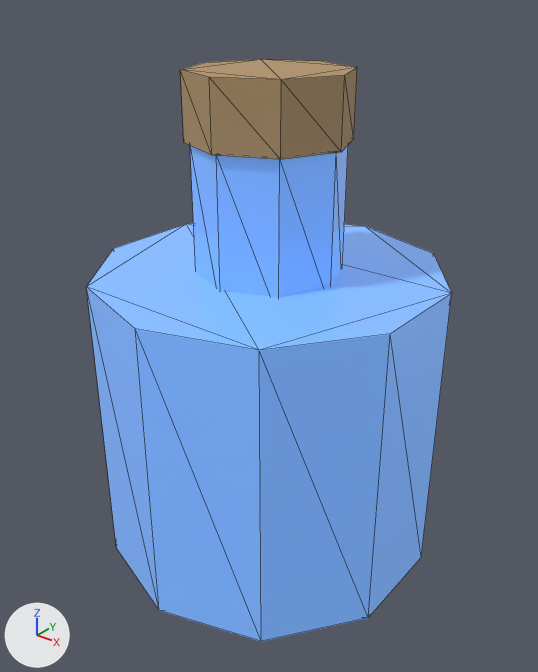
Before and after pictures for a commit that changed the glTF model assets/models/shield_potion.glb.
One viewpoint serves both versions: a 50 mm lens placed at (0.518, -0.65, 0.727), pointed at (0.002, -0.004, 0.326). Lighting does not change. The marker at lower left points along +X, +Y and +Z. The first picture is the older version. Mesh edges are drawn as thin lines. Vertices at exactly the same position are counted once.

Names of what the first picture shows: 'shield_potion'.
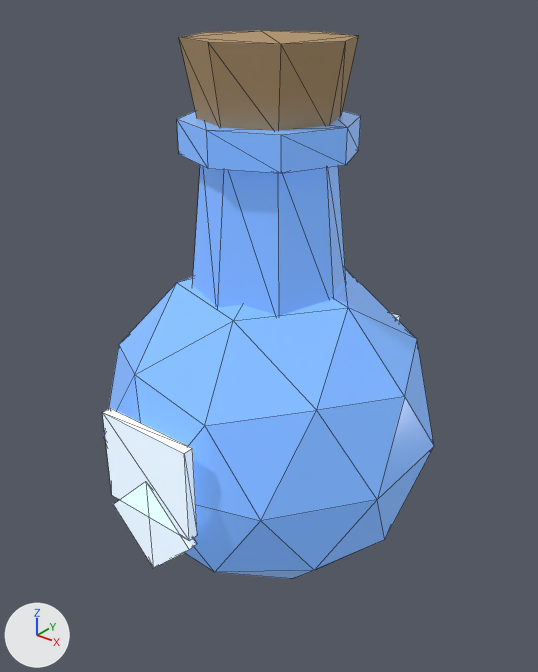
Location of each change, (x1, y1, x2, y2) in pixels of the pictures (538 x 672 px; the box of a moved part takes in the faces that stretch with it):
```json
{"object": "shield_potion", "change": "reshaped", "before": [86, 59, 452, 642], "after": [103, 30, 434, 579], "on screen": "10% narrower"}
{"part": 1, "of": "me_shield_potion", "change": "added", "after": [104, 268, 434, 579], "on screen": "blue"}
{"part": 2, "of": "me_shield_potion", "change": "added", "after": [192, 165, 346, 316], "on screen": "blue"}
{"part": 3, "of": "me_shield_potion", "change": "added", "after": [177, 111, 361, 174], "on screen": "blue"}
{"part": 4, "of": "me_shield_potion", "change": "added", "after": [179, 30, 359, 131], "on screen": "brown"}
{"part": 5, "of": "me_shield_potion", "change": "added", "after": [103, 408, 197, 541]}
{"part": 6, "of": "me_shield_potion", "change": "deleted", "before": [190, 145, 348, 298], "on screen": "blue"}
{"part": 7, "of": "me_shield_potion", "change": "deleted", "before": [180, 59, 357, 160], "on screen": "brown"}
{"part": 8, "of": "me_shield_potion", "change": "moved or reshaped", "before": [86, 223, 452, 642], "after": [113, 481, 197, 568]}
```

Edits to the scene script, one JSON object a line:
```json
{"op": "add", "block": "mat_shield_badge", "code": ["mat_shield_badge = principled_material('shield_badge')", "mat_shield_badge.base_color = (0.9, 0.95, 1.0)  # white #f3f9ff", "mat_shield_badge.roughness = 0.2", "mat_shield_badge.emission_color = (0.24, 0.32, 0.4)  # greyish blue #8699aa", "mat_shield_badge.emission_strength = 1.0"]}
{"block": "me_shield_potion", "where": "# used by ob_shield_potion; location = (0.0, 0.0, 0.0)"}
{"op": "remove", "block": "me_shield_potion", "code": "me_shield_potion.from_pydata(...)  # 52 vertices, 92 faces; spans x -0.202..0.202, y -0.213..0.213, z 0.037..0.638"}
{"op": "add", "block": "me_shield_potion", "code": "me_shield_potion.from_pydata(...)  # 122 vertices, 212 faces; spans x -0.202..0.202, y -0.216..0.216, z 0.0..0.669"}
{"block": "me_shield_potion", "change": "me_shield_potion part 1: a new loose piece, an icosphere of 80 faces spanning x -0.202..0.202, y -0.213..0.213, z 0.0..0.425, in mat_shield_potion_liquid (blue #7cb3ff, glowing blue #3f5e89)"}
{"block": "me_shield_potion", "change": "me_shield_potion part 2: a new loose piece, an 8-sided cut cone along z (radius 0.094 at the low end, 0.075 at the high end) spanning x -0.094..0.094, y -0.094..0.094, z 0.381..0.556, in mat_shield_potion_liquid (blue #7cb3ff, glowing blue #3f5e89)"}
{"block": "me_shield_potion", "change": "me_shield_potion part 3: a new loose piece, an 8-sided cylinder along z spanning x -0.1..0.1, y -0.1..0.1, z 0.55..0.588, in mat_shield_potion_liquid (blue #7cb3ff, glowing blue #3f5e89)"}
{"block": "me_shield_potion", "change": "me_shield_potion part 4: a new loose piece, an 8-sided cut cone along z (radius 0.077 at the low end, 0.094 at the high end) spanning x -0.094..0.094, y -0.094..0.094, z 0.581..0.669, in mat_shield_potion_cork (brown #b3956c)"}
{"block": "me_shield_potion", "change": "me_shield_potion part 5: a new loose piece, a box spanning x -0.062..0.062, y -0.216..-0.204, z 0.181..0.294, in mat_shield_badge (white #f3f9ff, glowing greyish blue #8699aa)"}
{"block": "me_shield_potion", "change": "me_shield_potion part 6: the loose piece of 16 vertices spanning x -0.087..0.087, y -0.087..0.087, z 0.387..0.562 is deleted"}
{"block": "me_shield_potion", "change": "me_shield_potion part 7: the loose piece of 16 vertices spanning x -0.094..0.094, y -0.094..0.094, z 0.562..0.638 is deleted"}
{"block": "me_shield_potion", "change": "me_shield_potion part 8"}
{"block": "me_shield_potion", "change": "20 vertices are removed from x -0.202..0.202, y -0.213..0.213, z 0.037..0.412"}
{"block": "me_shield_potion", "change": "36 faces are deleted"}
{"block": "me_shield_potion", "change": "8 vertices are added at x -0.062..0.0, y -0.216..0.216, z 0.107..0.169"}
{"block": "me_shield_potion", "change": "8 new vertices lie (0.062, 0.0, 0.062) away from vertices in x -0.062..0.0, y -0.216..0.216, z 0.107..0.169"}
{"block": "me_shield_potion", "change": "24 new faces join them, mat_shield_badge (white #f3f9ff, glowing greyish blue #8699aa)"}
{"block": "me_shield_potion", "change": "other edits to the shape of me_shield_potion do not show in these pictures"}
{"op": "add", "block": "me_shield_potion", "code": "me_shield_potion.materials.append(mat_shield_badge)  # white #f3f9ff, glowing greyish blue #8699aa"}
```
